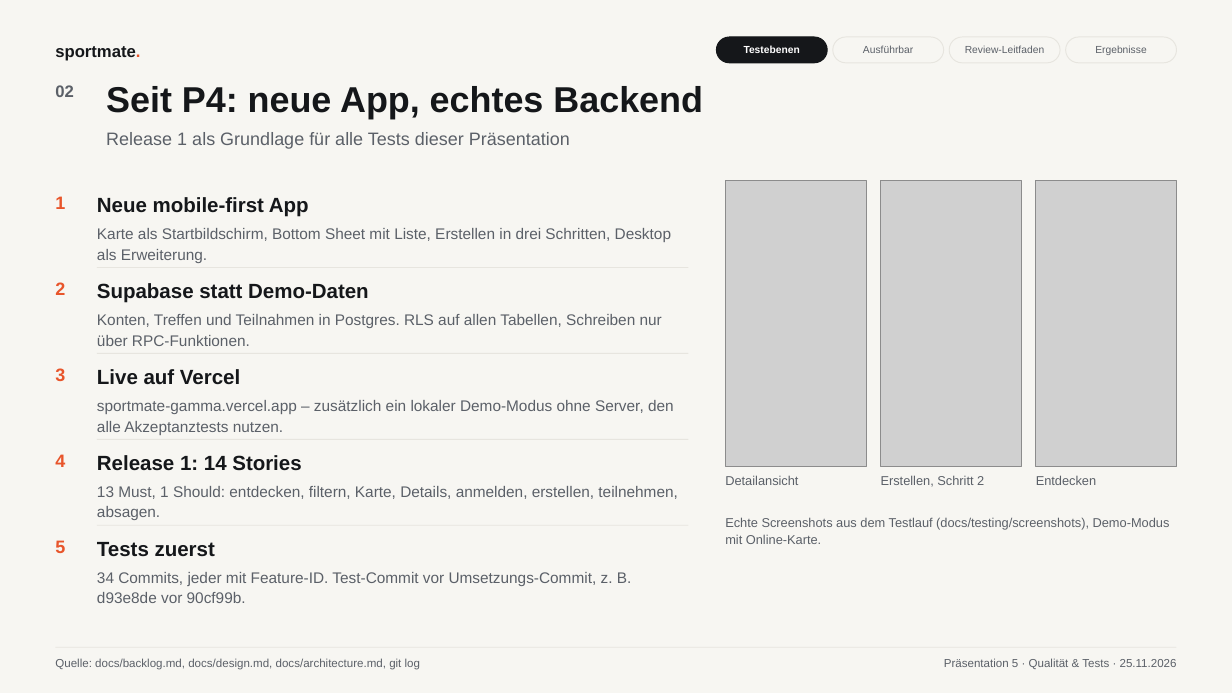
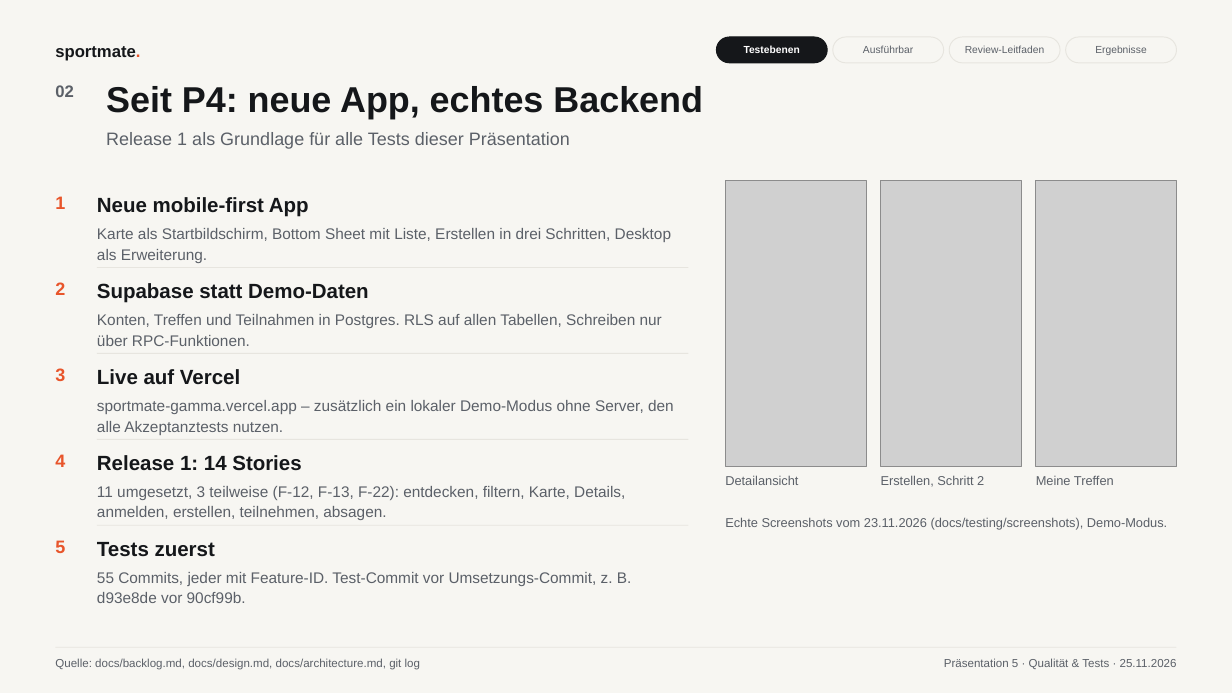
Before and after one commit to Paulo-Temme/SportMate, a slide deck: slide 2 of abgabe/praesentation-5/SportMate_P5_Qualitaet_und_Tests.pptx. Drawn at 1232x693 pixels with LibreOffice and Linux fonts; fonts in the diff are those of the drawing; grey boxes stand for pictures. Boxes give left, top, right and bottom in pixels: in the first picture for what was removed or moved away, otherwise in the second. Text is boxed around its words. In the diff, an @@ line names an element or a change of style, - is before the commit and + after.

```diff
--- a/abgabe/praesentation-5/SportMate_P5_Qualitaet_und_Tests.pptx
+++ b/abgabe/praesentation-5/SportMate_P5_Qualitaet_und_Tests.pptx
@@ text at (x1=1036, y1=475, x2=1114, y2=485): text changed @@
-Entdecken
+Meine Treffen
@@ text at (x1=97, y1=486, x2=625, y2=520): text changed @@
-13 Must, 1 Should: entdecken, filtern, Karte, Details, anmelden, erstellen, teilnehmen, absagen.
+11 umgesetzt, 3 teilweise (F-12, F-13, F-22): entdecken, filtern, Karte, Details, anmelden, erstellen, teilnehmen, absagen.
@@ text at (x1=725, y1=517, x2=1167, y2=530): text changed @@
-Echte Screenshots aus dem Testlauf (docs/testing/screenshots), Demo-Modus mit Online-Karte.
+Echte Screenshots vom 23.11.2026 (docs/testing/screenshots), Demo-Modus.
@@ text at (x1=97, y1=572, x2=632, y2=603): text changed @@
-34 Commits, jeder mit Feature-ID. Test-Commit vor Umsetzungs-Commit, z. B. d93e8de vor 90cf99b.
+55 Commits, jeder mit Feature-ID. Test-Commit vor Umsetzungs-Commit, z. B. d93e8de vor 90cf99b.
```
Also in this commit, not shown: 7 other slides changed, 1 other file.
